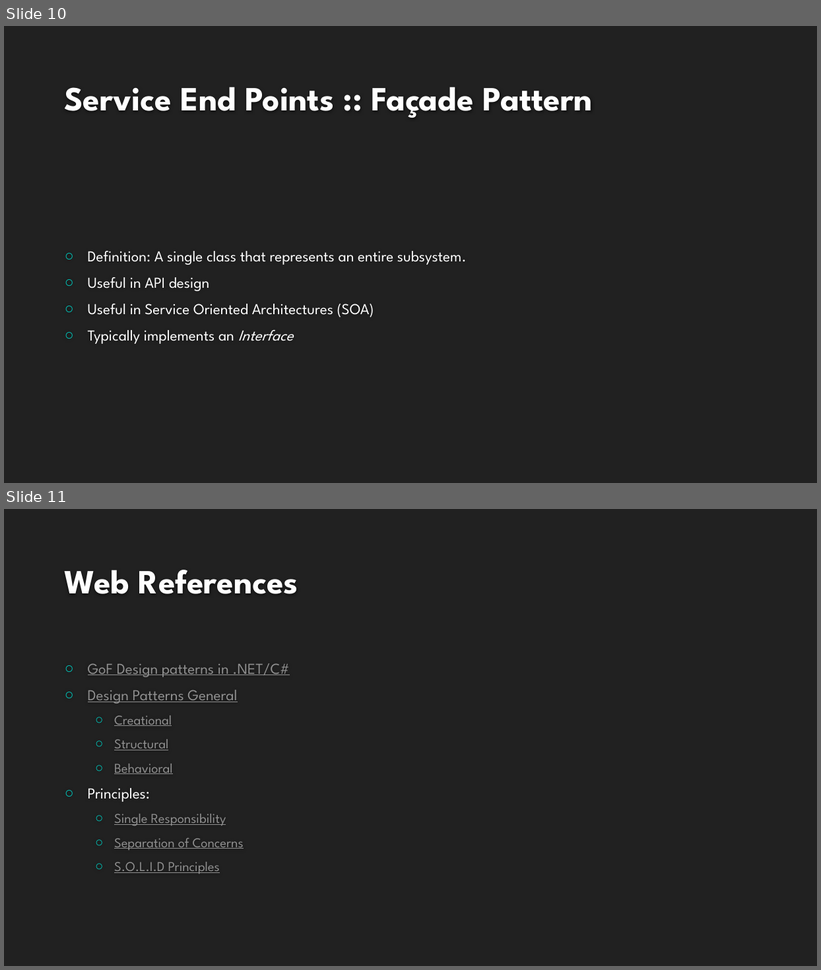
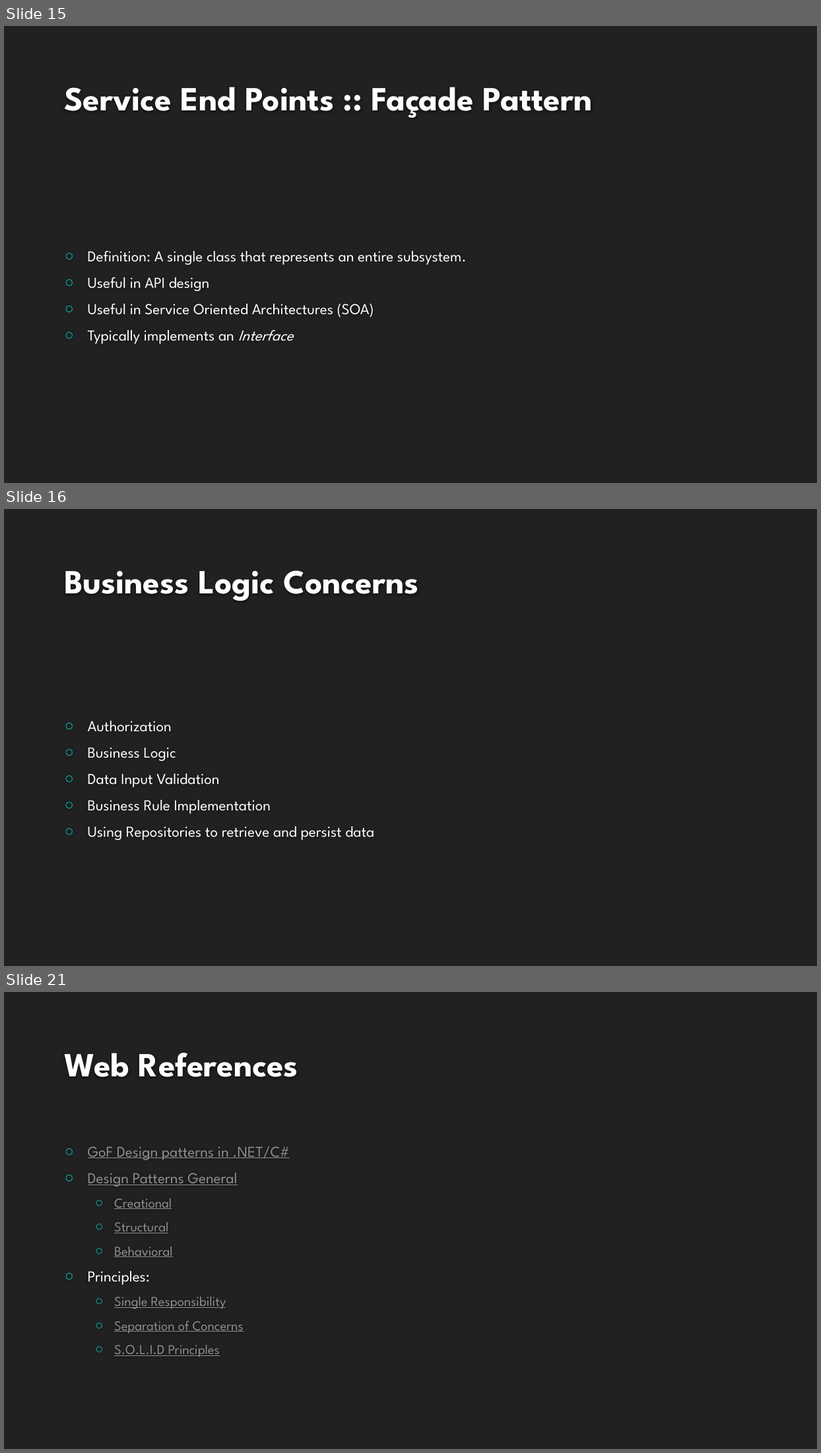
Before and after one commit to buildmotion/better-business-logic-with-typescript, a slide deck: Presentation/Better Business Logic with Typescript.pptx. Shown one above the other, each under a label of ours: slides 10 and 11 before the commit, slides 15, 16 and 21 after it; the slides between them are not shown. The pictures are 821x970 and 821x1453 pixels, drawn with LibreOffice and Linux fonts; fonts in the diff are those of the drawing; background and template pictures are left out. Boxes give left, top, right and bottom in pixels: in the first picture for what was removed or moved away, otherwise in the second. Text is boxed around its words. In the diff, an @@ line names an element or a change of style, - is before the commit and + after.

```diff
--- a/Presentation/Better Business Logic with Typescript.pptx
+++ b/Presentation/Better Business Logic with Typescript.pptx
@@ slide 16 added at bbox=[4, 509, 817, 966], background #212121 @@
@@ title added at bbox=[64, 570, 418, 601], 40 pt, text #FEFEFE, bold @@
+Business Logic Concerns
@@ text added at bbox=[88, 721, 374, 840], 18 pt, text #FFFFFF @@
+○ Authorization
+○ Business Logic
+○ Data Input Validation
+○ Business Rule Implementation
+○ Using Repositories to retrieve and persist data
@@ what was slide 10 is now slide 15 @@
@@ what was slide 11 is now slide 21 @@
```
Also in this commit, not shown: 9 other slides added, 38 other files.
